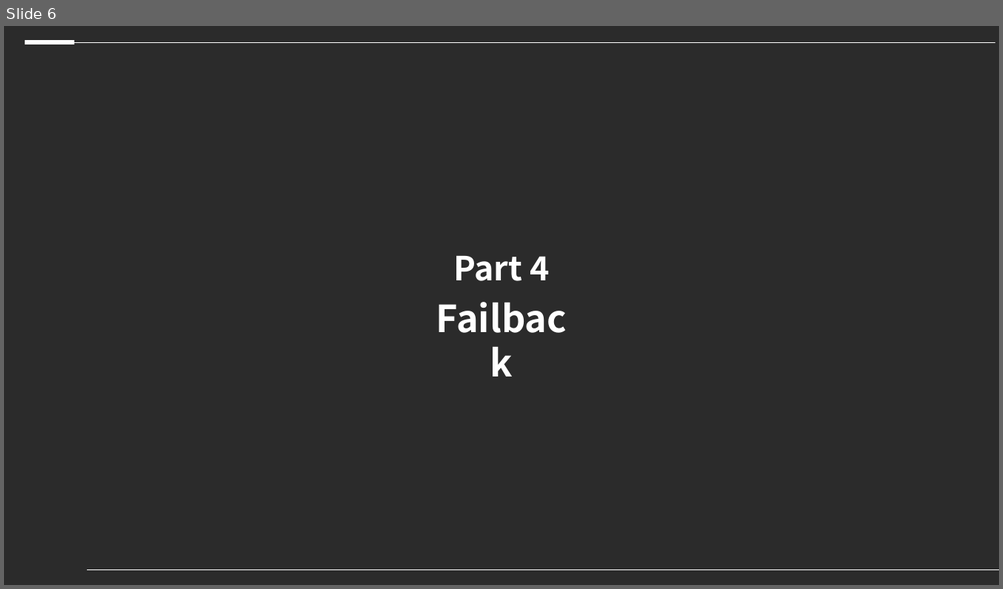
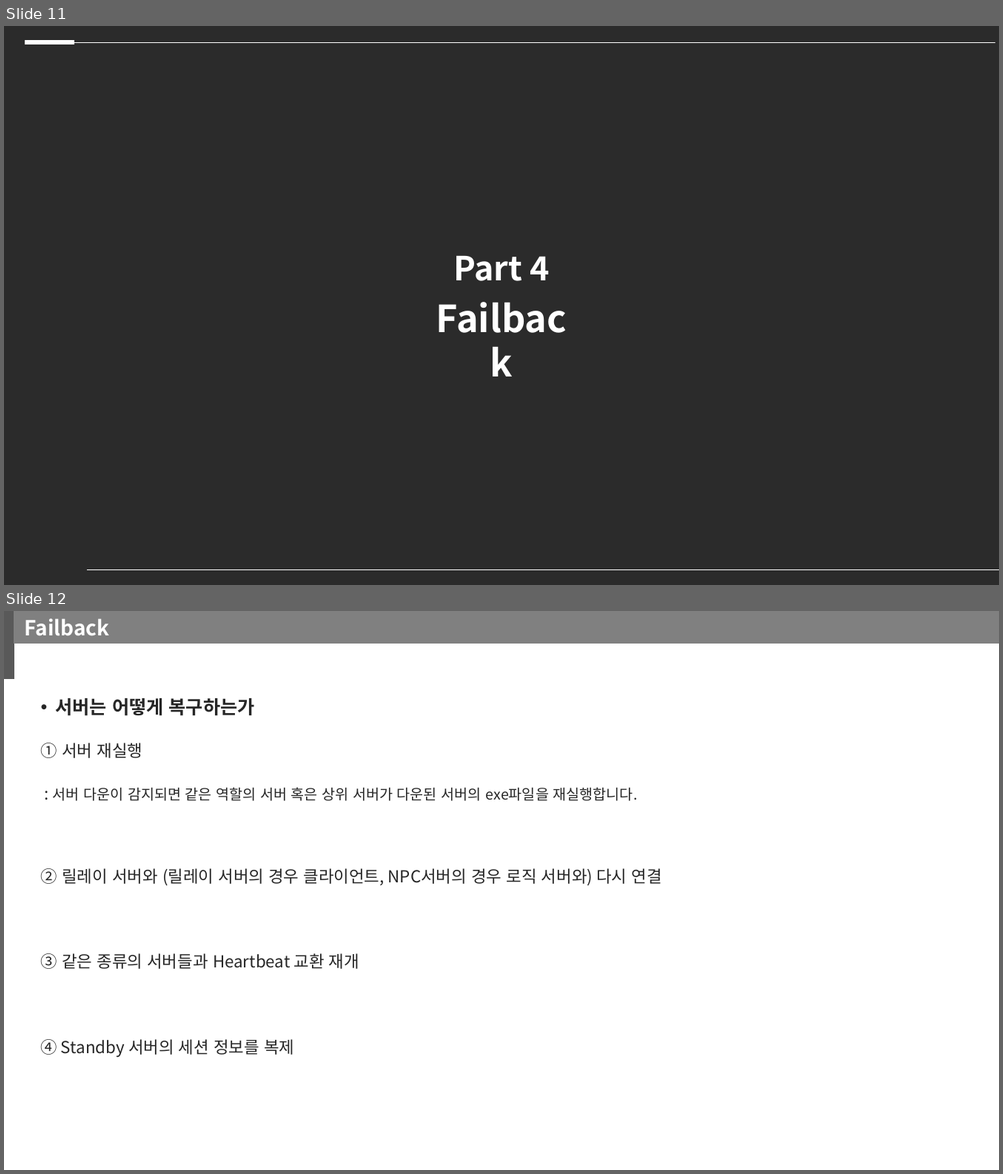
Before and after one commit to kiption/XD, a slide deck: 졸작_기획/서버이중화 설계.pptx. Shown one above the other, each under a label of ours: slide 6 before the commit, slides 11 and 12 after it. The pictures are 1003x589 and 1003x1174 pixels, drawn with LibreOffice and Linux fonts; fonts in the diff are those of the drawing; background and template pictures are left out; a plain dark background stands for a picture behind light text. Boxes give left, top, right and bottom in pixels: in the first picture for what was removed or moved away, otherwise in the second. Text is boxed around its words. In the diff, an @@ line names an element or a change of style, - is before the commit and + after.

```diff
--- a/졸작_기획/서버이중화 설계.pptx
+++ b/졸작_기획/서버이중화 설계.pptx
@@ slide 12 added at box(4, 611, 999, 1170), background #FFFFFF @@
@@ rectangle added at box(4, 611, 14, 679), fill #595959, outline #595959 1 pt @@
@@ rectangle added at box(14, 611, 999, 643), fill #808080, outline #808080 1 pt, 20 pt, text #FFFFFF, bold @@
+Failback
@@ text added at box(41, 698, 662, 1057), 16 pt, text #262626 @@
+• 서버는 어떻게 복구하는가
+① 서버 재실행
+: 서버 다운이 감지되면 같은 역할의 서버 혹은 상위 서버가 다운된 서버의 exe파일을 재실행합니다.
+② 릴레이 서버와 (릴레이 서버의 경우 클라이언트, NPC서버의 경우 로직 서버와) 다시 연결
+③ 같은 종류의 서버들과 Heartbeat 교환 재개
+④ Standby 서버의 세션 정보를 복제
@@ what was slide 6 is now slide 11 @@
```
Also in this commit, not shown: 2 slides changed, 5 other slides added, 1 other file.
